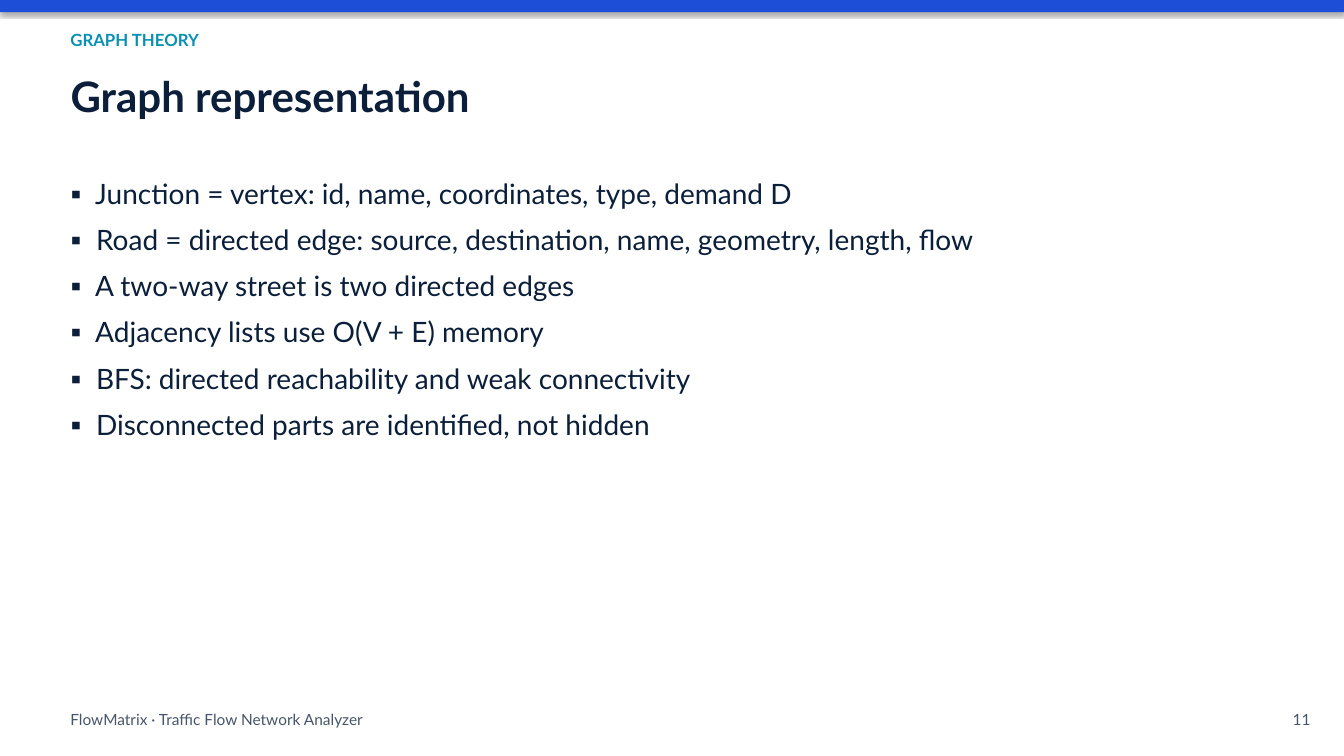
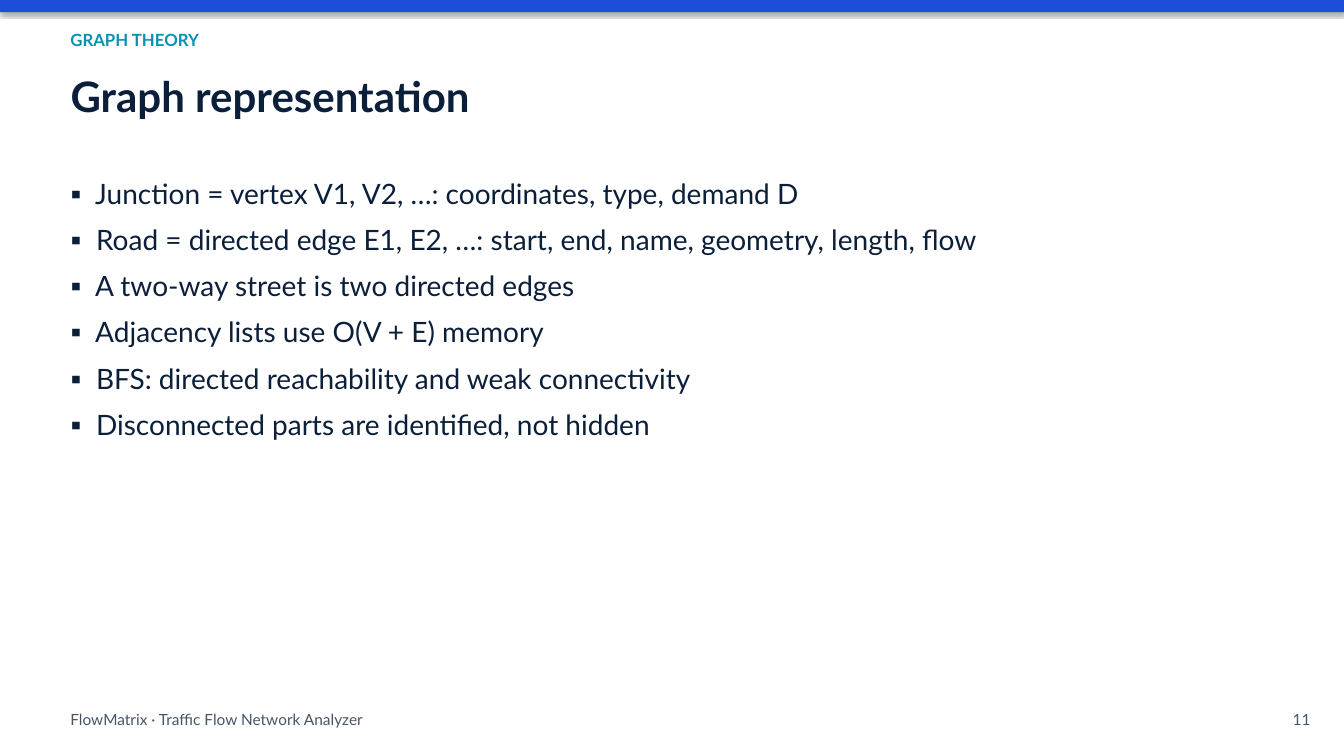
Before and after one commit to YashviShah514/traffic-flow-network-analyzer, a slide deck: slide 11 of presentation/FlowMatrix.pptx. Drawn at 1344x756 pixels with LibreOffice and Linux fonts; fonts in the diff are those of the drawing. Boxes give left, top, right and bottom in pixels: in the first picture for what was removed or moved away, otherwise in the second. Text is boxed around its words. In the diff, an @@ line names an element or a change of style, - is before the commit and + after.

```diff
--- a/presentation/FlowMatrix.pptx
+++ b/presentation/FlowMatrix.pptx
@@ text at bbox=[95, 183, 976, 255]: text changed @@
-▪ Junction = vertex: id, name, coordinates, type, demand D
-▪ Road = directed edge: source, destination, name, geometry, length, flow
+▪ Junction = vertex V1, V2, …: coordinates, type, demand D
+▪ Road = directed edge E1, E2, …: start, end, name, geometry, length, flow
```
Also in this commit, not shown: 4 other slides changed, 44 other files.
